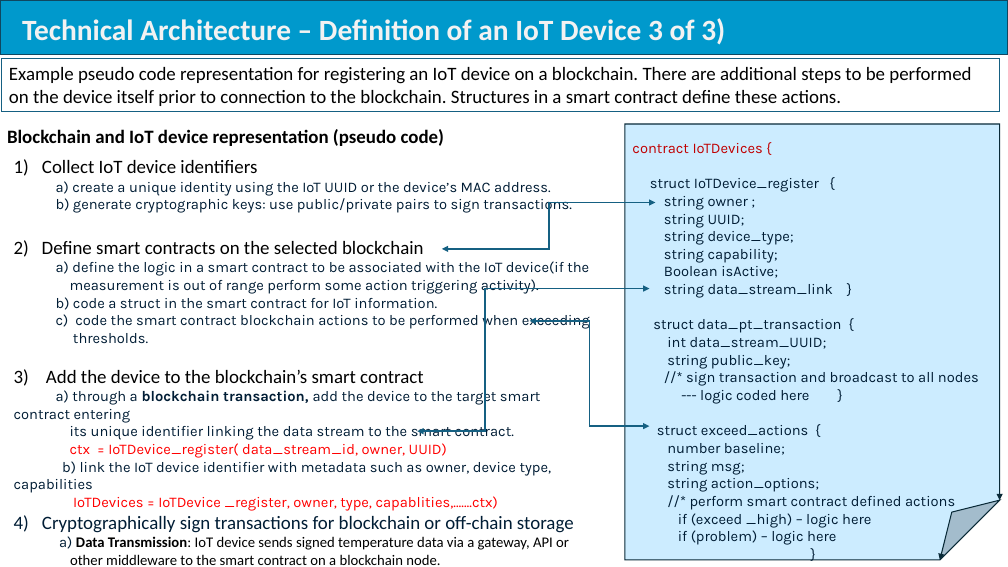
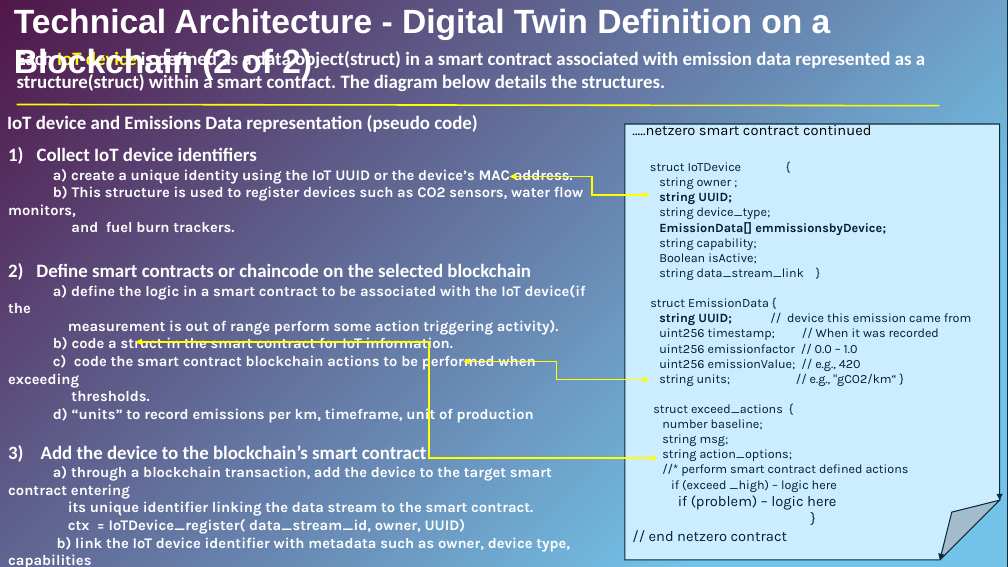
Before and after one commit to JSPApril/NZDT-Architecture, a slide deck: slide 40 of Net Zero Digital Twin-In Process - working copy.pptx (slide 45 before the commit). Drawn at 1008x567 pixels with LibreOffice and Linux fonts; fonts in the diff are those of the drawing. Boxes give left, top, right and bottom in pixels: in the first picture for what was removed or moved away, otherwise in the second. Text is boxed around its words. In the diff, an @@ line names an element or a change of style, - is before the commit and + after.

```diff
--- a/Net Zero Digital Twin-In Process - working copy.pptx
+++ b/Net Zero Digital Twin-In Process - working copy.pptx
@@ rectangle added at (0,0,1007,567), fill gradient #74C4E9 to #501649 to #A2D8F0, outline #092A39 1 pt @@
@@ rectangle removed at (1,0,1008,54) @@
@@ text at (14,8,831,81): text changed; size 28 to 32 pt; font Calibri to Arial; text colour #F2F2F2 to #FFFFFF @@
-Technical Architecture – Definition of an IoT Device 3 of 3)
+Technical Architecture - Digital Twin Definition on a Blockchain (2 of 2)
@@ rectangle removed at (2,58,1000,112) @@
-Example pseudo code representation for registering an IoT device on a blockchain. There are additional steps to be performed on the device itself prior to connection to the blockchain. Structures in a smart contract define these actions.
@@ text added at (17,49,925,91), 18 pt, text #FFFFFF, bold @@
+Each IoT device is defined as a data object(struct) in a smart contract associated with emission data represented as a structure(struct) within a smart contract. The diagram below details the structures.
@@ text at (7,115,477,132): text changed; text colour #000000 to #FFFFFF @@
-Blockchain and IoT device representation (pseudo code)
+IoT device and Emissions Data representation (pseudo code)
@@ line added from (17, 104) to (940, 106), #FFFF00 1.5 pt @@
@@ text at (8,147,586,567): paragraph removed @@
-em_some = routine here
@@ text "Collect IoT device identifiers": place and size @@
-text "Collect IoT device identifiers" at (14,160,590,565)
+text "Collect IoT device identifiers" at (8,147,586,567)
@@ text at (8,147,586,567): text colour #000000 to #FFFFFF in "Collect IoT device identifiers", "3) Add the device to the blockchain’s ...", "Data Transmission: IoT device sends signed temperature ...", "other middleware to the smart contract on ..."; bold on in "Collect IoT device identifiers", "a) create a unique identity using the ...", "a) define the logic in a smart ...", "measurement is out of range perform some ..." and 11 more places; text colour #001D35 to #FFFFFF in "a) create a unique identity using the ...", "a) define the logic in a smart ...", "measurement is out of range perform some ...", "b) code a struct in the smart ..." and 7 more places; text colour #FF0000 to #FFFFFF in "ctx = IoTDevice_register( data_stream_id, owner, UUID)" @@
@@ text in folded corner at (632,122,871,171): text changed; text colour #001D35 to #000000 @@
-contract IoTDevices {
-struct IoTDevice_register {
+…..netzero smart contract continued
+struct IoTDevice {
@@ elbow double arrow moved from (656, 203) - (442, 249) to (650, 195) - (510, 176) @@
@@ elbow double arrow (650, 195) - (510, 176): stroke #156082 1.75 pt to #FFFF00 1.75 pt @@
@@ text in folded corner at (653,177,909,492): size 14 to 12 pt in "string owner ;", "string UUID;", "string device_type;", "string capability;" and 8 more places; bold on in "string UUID;" @@
@@ text at (8,186,583,280): text changed; text colour #001D35 to #FFFFFF; bold on @@
-b) generate cryptographic keys: use public/private pairs to sign transactions.
-2) Define smart contracts on the selected blockchain
+b) This structure is used to register devices such as CO2 sensors, water flow monitors,
+and fuel burn trackers.
+2) Define smart contracts or chaincode on the selected blockchain
@@ text in folded corner at (659,222,886,235): paragraph added @@
+EmissionData[] emmissionsbyDevice;
@@ text in folded corner at (650,298,971,386): text changed; size 14 to 12 pt @@
-struct data_pt_transaction {
-int data_stream_UUID;
-string public_key;
-//* sign transaction and broadcast to all nodes
---- logic coded here }
+struct EmissionData {
+string UUID; // device this emission came from
+uint256 timestamp; // When it was recorded
+uint256 emissionfactor // 0.0 – 1.0
+uint256 emissionValue; // e.g., 420
+string units; // e.g., "gCO2/km“ }
@@ elbow double arrow moved from (650, 426) - (530, 321) to (658, 458) - (135, 342) @@
@@ elbow double arrow (658, 458) - (135, 342): stroke #156082 1.75 pt to #FFFF00 1.75 pt @@
@@ elbow double arrow moved from (650, 289) - (417, 431) to (650, 380) - (464, 361) @@
@@ elbow double arrow (650, 380) - (464, 361): stroke #156082 1.75 pt to #FFFF00 1.75 pt @@
@@ text at (53,405,534,423): paragraph added @@
+d) “units” to record emissions per km, timeframe, unit of production
@@ text at (73,496,498,511): paragraph removed @@
-IoTDevices = IoTDevice _register, owner, type, capablities,…….ctx)
@@ text in folded corner at (649,531,788,541): paragraph added @@
+// end netzero contract
```
Also in this commit, not shown: 9 other slides changed, 16 slides added, 1 other file.
